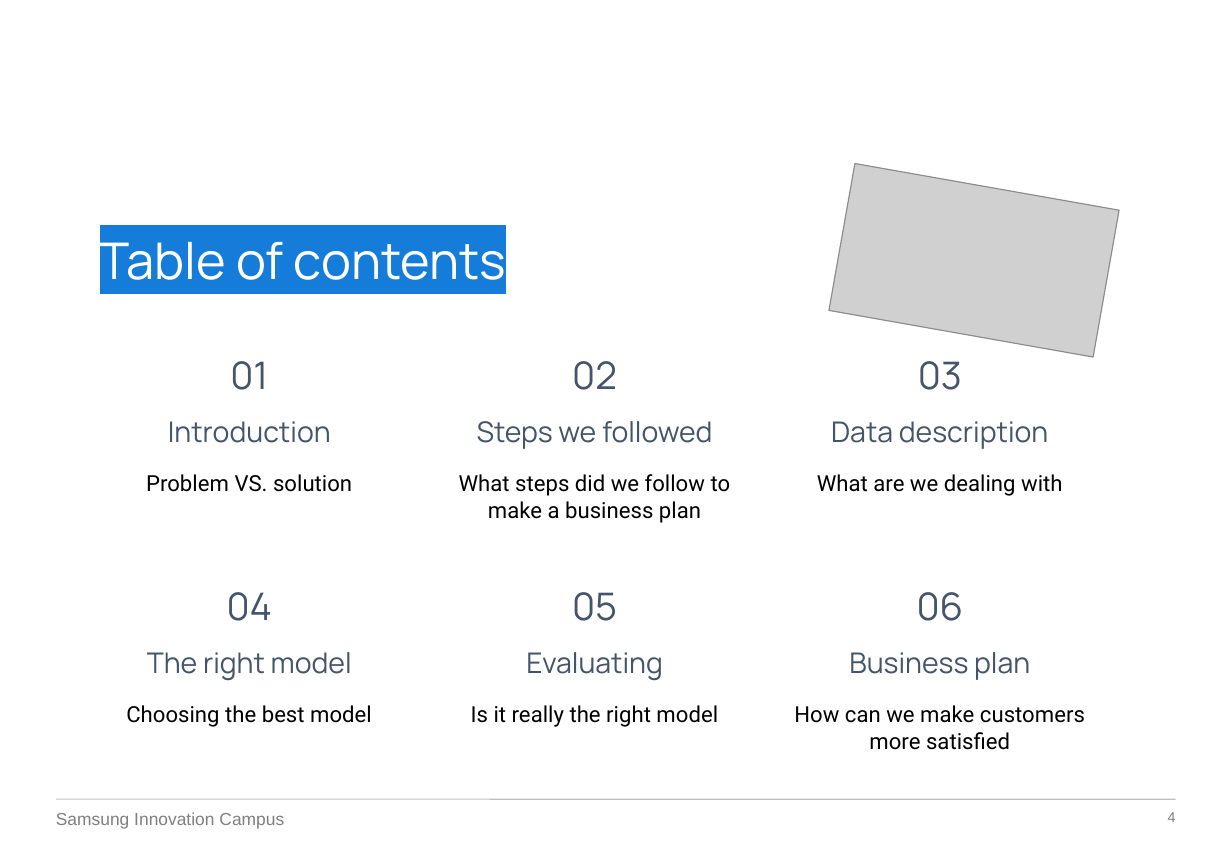
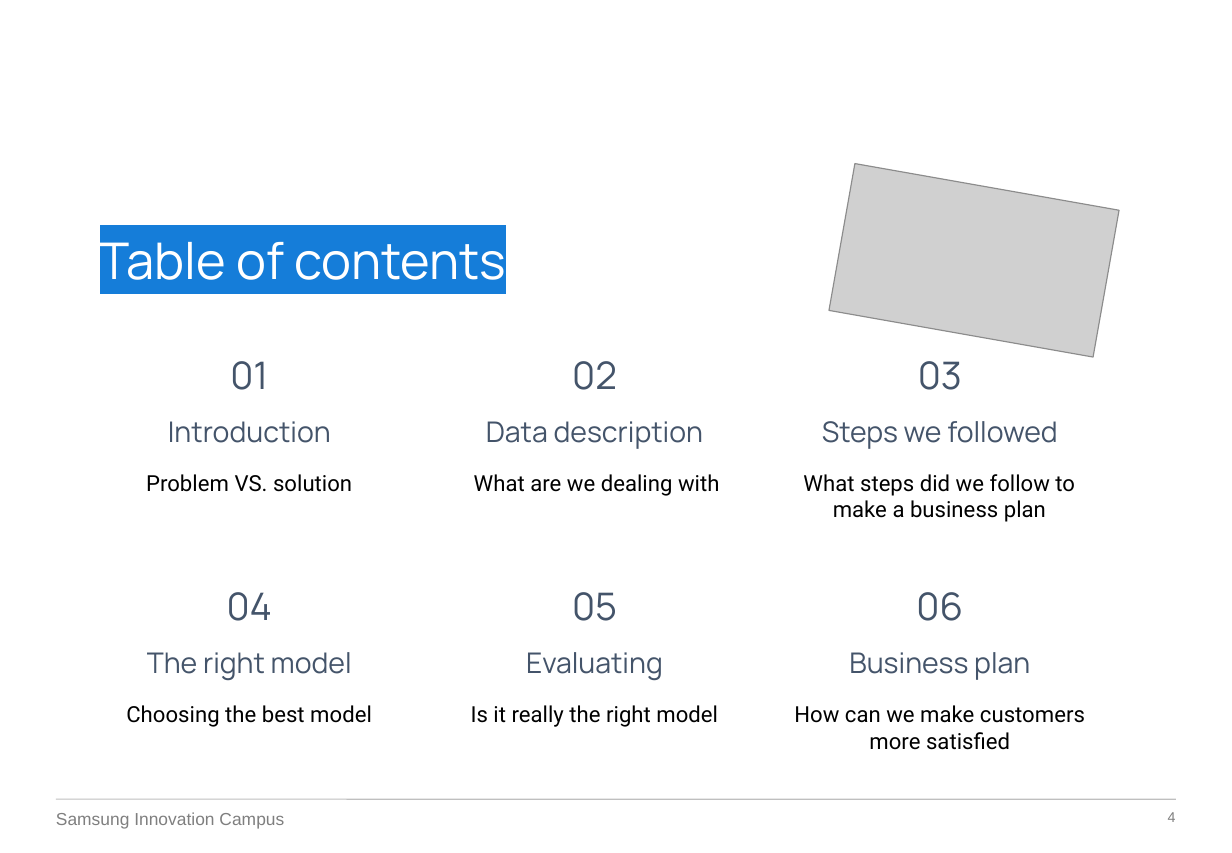
Before and after one commit to IinjyI/Airlines-Customer-Satisfaction, a slide deck: slide 4 of presentation.pptx. Drawn at 1232x853 pixels with LibreOffice and Linux fonts; fonts in the diff are those of the drawing; grey boxes stand for pictures; background and template pictures are left out. Boxes give left, top, right and bottom in pixels: in the first picture for what was removed or moved away, otherwise in the second. Text is boxed around its words. In the diff, an @@ line names an element or a change of style, - is before the commit and + after.

```diff
--- a/presentation.pptx
+++ b/presentation.pptx
@@ text at bbox=[486, 421, 704, 449]: text changed @@
-Steps we followed
+Data description
@@ text at bbox=[822, 421, 1058, 449]: text changed @@
-Data description
+Steps we followed
@@ text "What are we dealing with": place and size @@
-text "What are we dealing with" at bbox=[817, 474, 1062, 496]
+text "What are we dealing with" at bbox=[474, 474, 719, 496]
@@ text "What steps did we follow ...": place and size @@
-text "What steps did we follow ..." at bbox=[459, 474, 731, 523]
+text "What steps did we follow ..." at bbox=[803, 474, 1075, 522]
```
Also in this commit, not shown: 7 other slides changed, 14 slides added, 1 slide removed, 8 other files.
